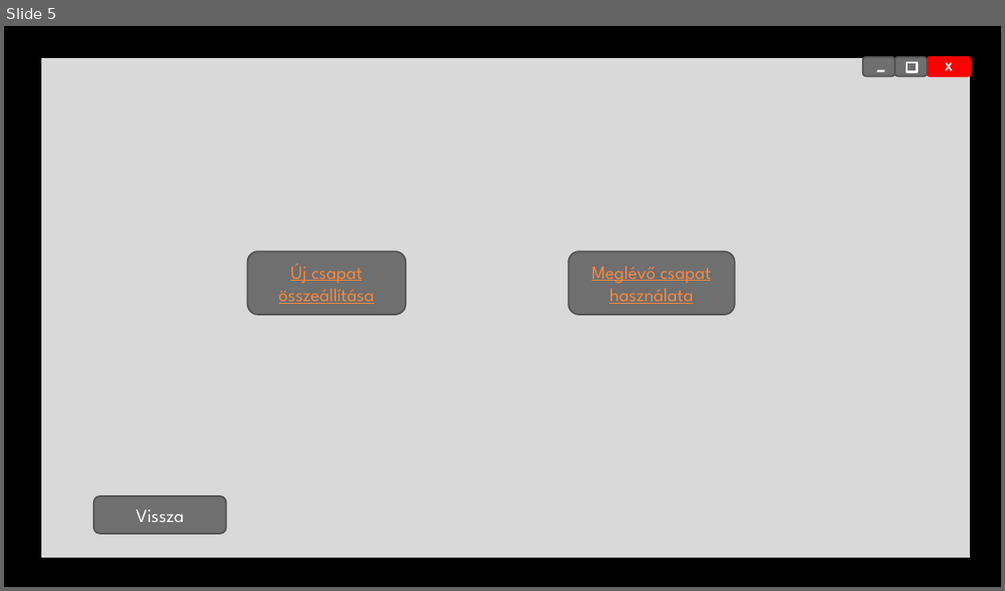
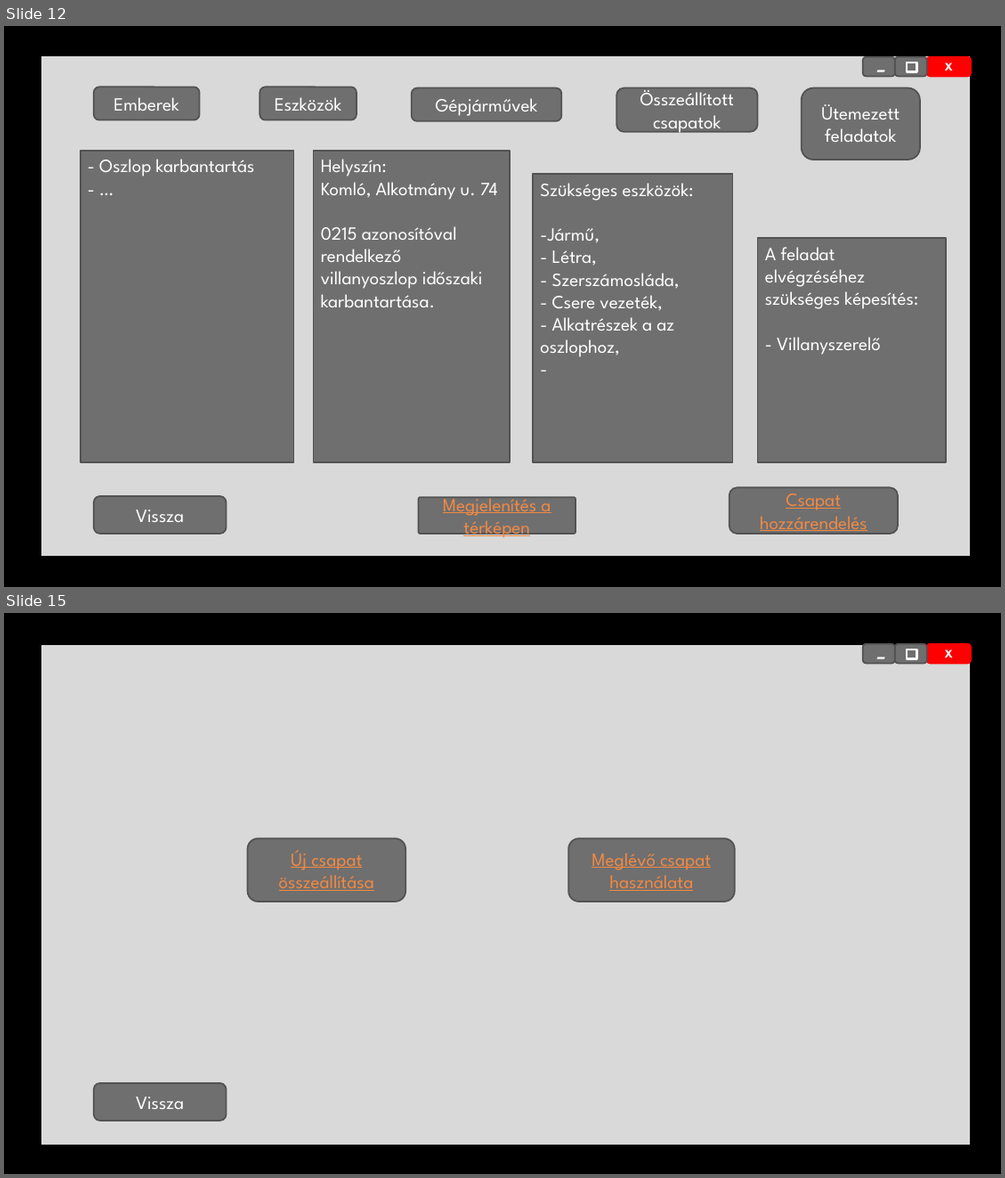
Before and after one commit to B34B77/Szakdolgozat, a slide deck: Dokumentumok/Képernyő tervek.pptx. Shown one above the other, each under a label of ours: slide 5 before the commit, slides 12 and 15 after it; the slides between them are not shown. The pictures are 1005x591 and 1005x1178 pixels, drawn with LibreOffice and Linux fonts; fonts in the diff are those of the drawing; background and template pictures are left out. Boxes give left, top, right and bottom in pixels: in the first picture for what was removed or moved away, otherwise in the second. Text is boxed around its words. In the diff, an @@ line names an element or a change of style, - is before the commit and + after.

```diff
--- a/Dokumentumok/Képernyő tervek.pptx
+++ b/Dokumentumok/Képernyő tervek.pptx
@@ slide 12 added at bbox=[4, 26, 1001, 587], background picture (left out) @@
@@ rectangle added at bbox=[40, 56, 971, 557], fill #D9D9D9, outline #000000 1.5 pt @@
@@ rounded rectangle added at bbox=[863, 56, 896, 76], fill #6F6F6F, outline #525252 1.5 pt, 28 pt, text #FFFFFF, italic @@
+-
@@ rounded rectangle added at bbox=[895, 56, 927, 76], fill #6F6F6F, outline #525252 1.5 pt @@
@@ rectangle added at bbox=[906, 62, 917, 72], fill #6F6F6F, outline #FFFFFF 2.25 pt @@
@@ rounded rectangle added at bbox=[927, 56, 971, 76], fill #FF0000, outline #FF0000 1.5 pt, 11 pt, text #FFFFFF, bold @@
+X
@@ rounded rectangle added at bbox=[94, 87, 199, 119], fill #6F6F6F, outline #525252 1.5 pt, 18 pt, text #FFFFFF @@
+Emberek
@@ rounded rectangle added at bbox=[259, 87, 356, 119], fill #6F6F6F, outline #525252 1.5 pt, 18 pt, text #FFFFFF @@
+Eszközök
@@ rounded rectangle added at bbox=[412, 88, 562, 121], fill #6F6F6F, outline #525252 1.5 pt, 18 pt, text #FFFFFF @@
+Gépjárművek
@@ rounded rectangle added at bbox=[616, 88, 758, 132], fill #6F6F6F, outline #525252 1.5 pt, 18 pt, text #FFFFFF @@
+Összeállított csapatok
@@ rounded rectangle added at bbox=[801, 88, 920, 160], fill #6F6F6F, outline #525252 1.5 pt, 18 pt, text #FFFFFF @@
+Ütemezett feladatok
@@ rectangle added at bbox=[81, 150, 294, 462], fill #6F6F6F, outline #525252 1.5 pt, 18 pt, text #FFFFFF @@
+- Oszlop karbantartás
+- …
@@ rectangle added at bbox=[314, 150, 510, 462], fill #6F6F6F, outline #525252 1.5 pt, 18 pt, text #FFFFFF @@
+Helyszín:
+Komló, Alkotmány u. 74
+0215 azonosítóval rendelkező
+villanyoszlop időszaki karbantartása.
@@ rectangle added at bbox=[533, 174, 732, 463], fill #6F6F6F, outline #525252 1.5 pt, 18 pt, text #FFFFFF @@
+Szükséges eszközök:
+-Jármű,
+- Létra,
+- Szerszámosláda,
+- Csere vezeték,
+- Alkatrészek a az oszlophoz,
+-
@@ rectangle added at bbox=[758, 239, 946, 463], fill #6F6F6F, outline #525252 1.5 pt, 18 pt, text #FFFFFF @@
+A feladat elvégzéséhez szükséges képesítés:
+- Villanyszerelő
@@ rounded rectangle added at bbox=[94, 496, 226, 534], fill #6F6F6F, outline #525252 1.5 pt, 18 pt, text #FFFFFF @@
+Vissza
@@ rounded rectangle added at bbox=[418, 497, 575, 534], fill #6F6F6F, outline #525252 1.5 pt, 18 pt, text #F28943, underline @@
+Megjelenítés a térképen
@@ rounded rectangle added at bbox=[729, 487, 898, 533], fill #6F6F6F, outline #525252 1.5 pt, 18 pt, text #F28943, underline @@
+Csapat hozzárendelés
@@ what was slide 5 is now slide 15 @@
```
Also in this commit, not shown: 9 slides changed, 18 other slides added, 2 slides removed.
